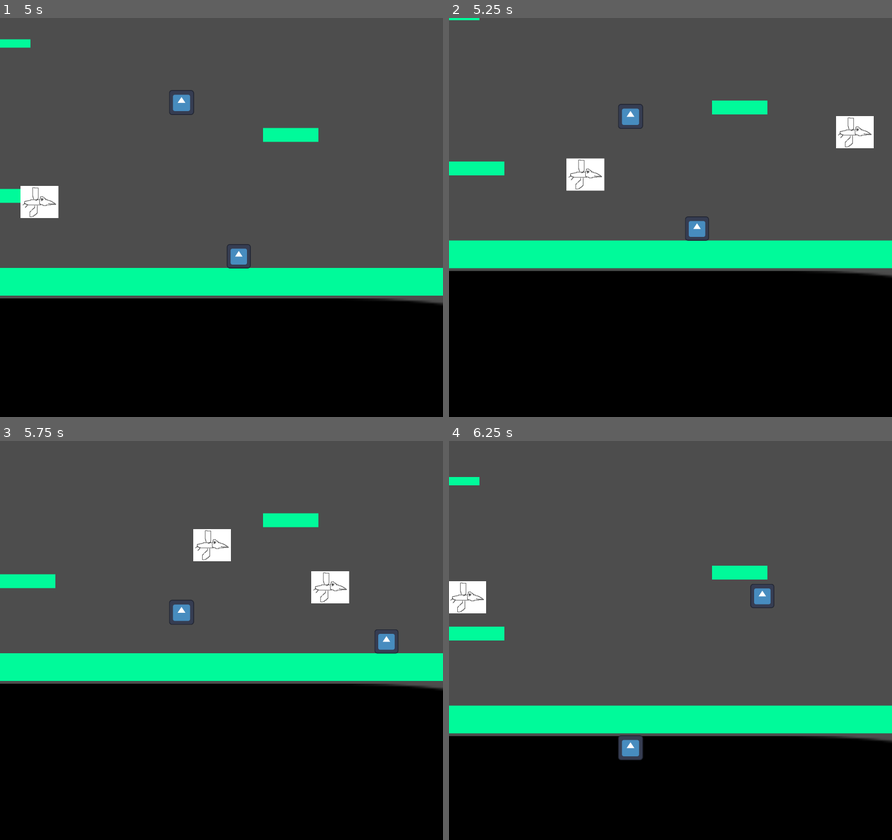
Above: before the commit, frames 1-4 (two rows, left to right).
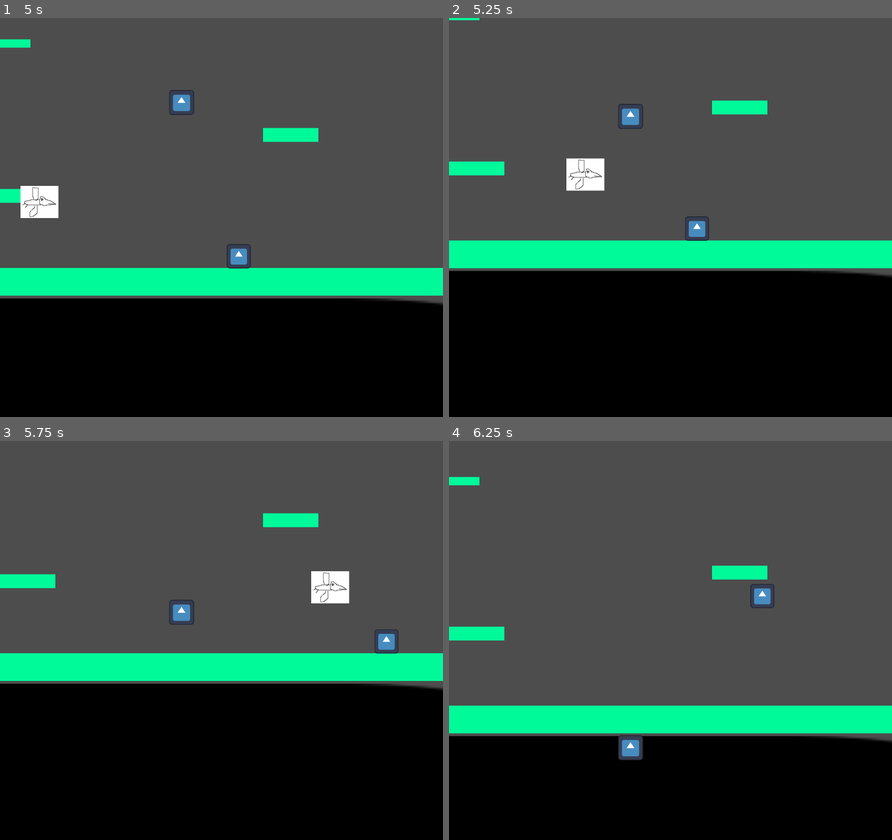
Above: after the commit, the same moments.

Repository: ArthurVayner/GameJam2026
Game: Godot game, scene res://Scenes/Main.tscn
The game is run twice, just before and just after one commit, with the same random seed, the same clock (stepped at 60 frames per second) and the same inputs. The engine's default icon, where the game draws it, is replaced by a stand-in: a white triangle on a blue panel in a dark square.
Inputs:
- Up to frame 1 (5 s): hold Right (go_right) 0.53-2.03 s; tap W (jump) at 0.77, 1.52, 3.02, 3.77, 4.52 s; hold Left (go_left) 2.03-2.78 s; hold Right (go_right) 2.78-4.28 s; hold Left (go_left) from 4.28 s (still down)
- Up to frame 2 (5.25 s): release Left (go_left) at 5.03 s; hold Right (go_right) from 5.03 s (still down)
- Up to frame 3 (5.75 s): keep holding Right (go_right)
- Up to frame 4 (6.25 s): release Right (go_right) at 5.78 s; hold Left (go_left) from 5.78 s (still down); tap W (jump) at 6.02 s

Frame 1 is identical in both runs. In frame 2, 0.7% of the frame differs, in the area x 87-96%, y 24-33%; in frame 3, 0.7%, in the area x 43-53%, y 22-31%; in frame 4, 0.7%.

Commit message:
change birdsAmount

Diff:
--- a/Scripts/main.gd
+++ b/Scripts/main.gd
@@ -44,7 +44,7 @@
 	add_child(new_bird)
 
 func _on_bird_timer_timeout() -> void:
-	var birdsAmount : int= [2,2,3].pick_random()
+	var birdsAmount : int= [1,1,1,2,2,3].pick_random()
 	for i in range(0, birdsAmount):
 		spawneBird()
 	reset_bird_timer()
